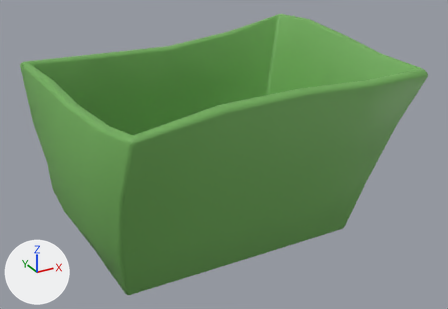
A saved change to the Blender file art/models/StorageCrate/StorageCrate.blend.
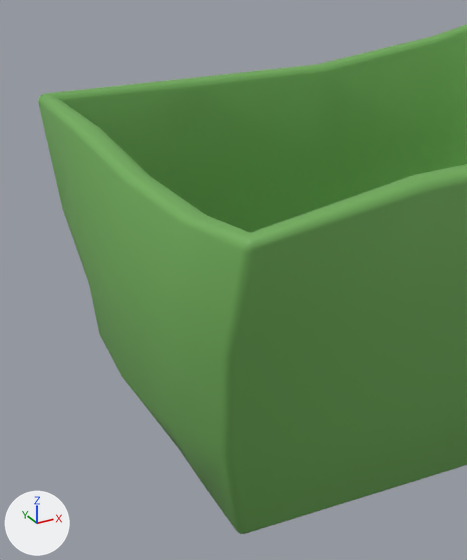
The first picture shows the older version from a 50 mm lens placed at (-4.56, -8.99, 5.79), pointed at (0.33, -0.1, 1.35). The close-ups show the older and then the newer version on the part from 0% to 55% of the width and 4% to 100% of the height of that picture. Only the edits that show in the close-ups are written down. The lights are fixed; the arrows at lower left show +X, +Y and +Z.

In view in the first close-up: 'Body'.
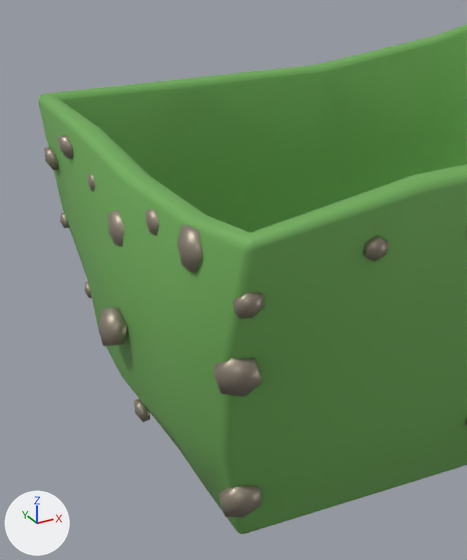
What differs and where, as boxes [x1, y1, x2, y2] in the close-ups (467 x 560 px):
'Bolts', added
    after: [44, 135, 467, 517]

What changed in the scene script:
```text
Add mat_bolt:
    mat_bolt = principled_material('Bolt')
    mat_bolt.base_color = (0.342, 0.296, 0.233)  # grey #9e9485
    mat_bolt.metallic = 0.6
    mat_bolt.roughness = 0.45
Add me_bolts:
    me_bolts.from_pydata(...)  # 518 vertices, 666 faces; spans x -2.75..3.33, y -2.24..2.26, z 0.29..2.83
    me_bolts.polygons.foreach_set('use_smooth', [True] * 666)
    me_bolts.materials.append(mat_bolt)  # grey #9e9485
Add ob_bolts:
    ob_bolts = bpy.data.objects.new('Bolts', me_bolts)
    ob_bolts.location = (0.0, 0.0, 0.0)
```
